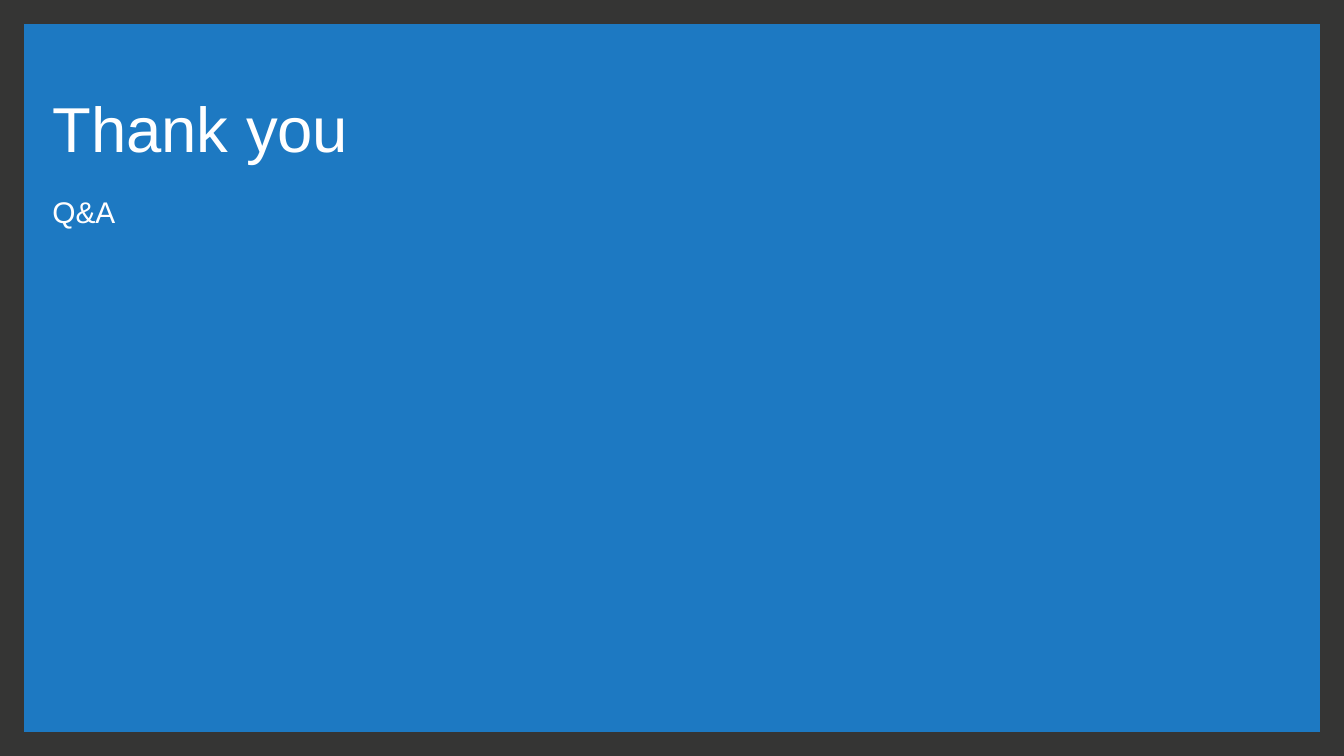
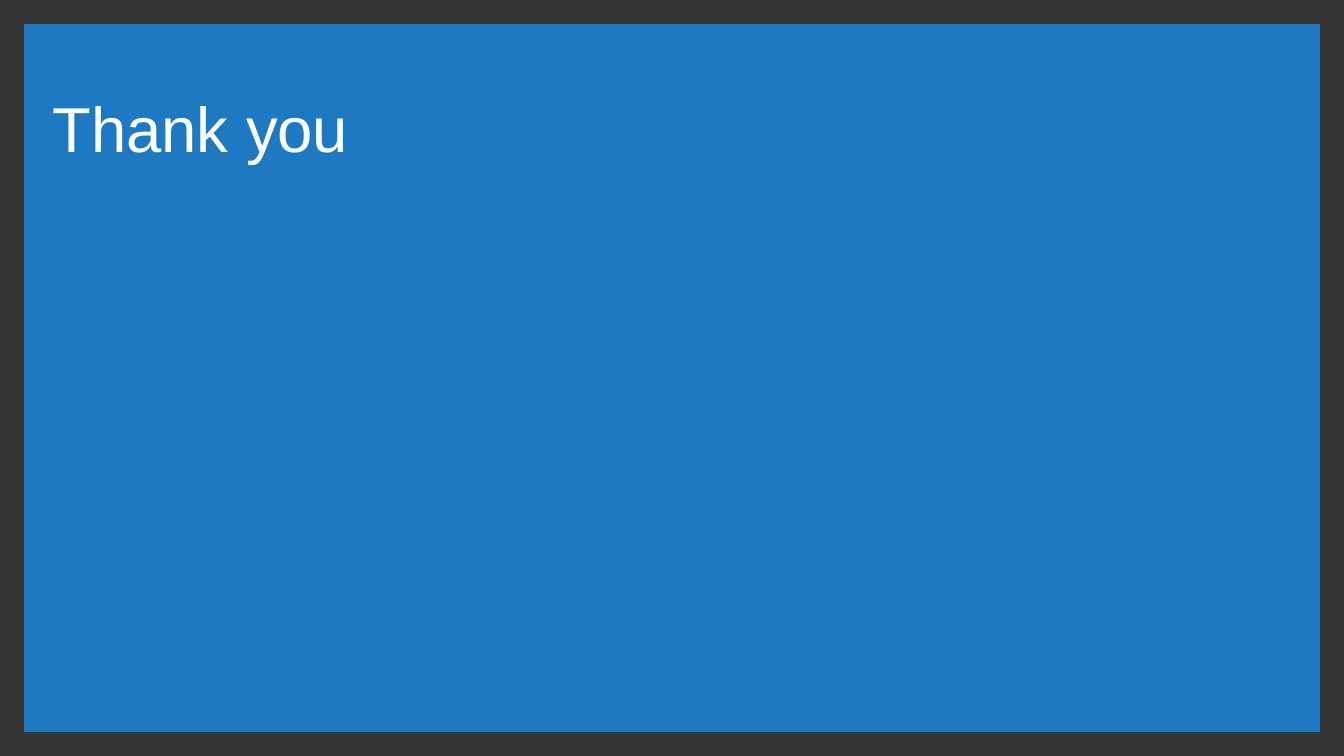
Before and after one commit to renee-wangyu/2016.M3.TQF-ML.HotelReviewSentiment, a slide deck: slide 26 of pre_wangyu.pptx. Drawn at 1344x756 pixels with LibreOffice and Linux fonts; fonts in the diff are those of the drawing. Boxes give left, top, right and bottom in pixels: in the first picture for what was removed or moved away, otherwise in the second. Text is boxed around its words. In the diff, an @@ line names an element or a change of style, - is before the commit and + after.

```diff
--- a/pre_wangyu.pptx
+++ b/pre_wangyu.pptx
@@ text removed at box(52, 202, 115, 228) @@
-Q&A
```
Also in this commit, not shown: 3 other slides changed, 2 other files.
